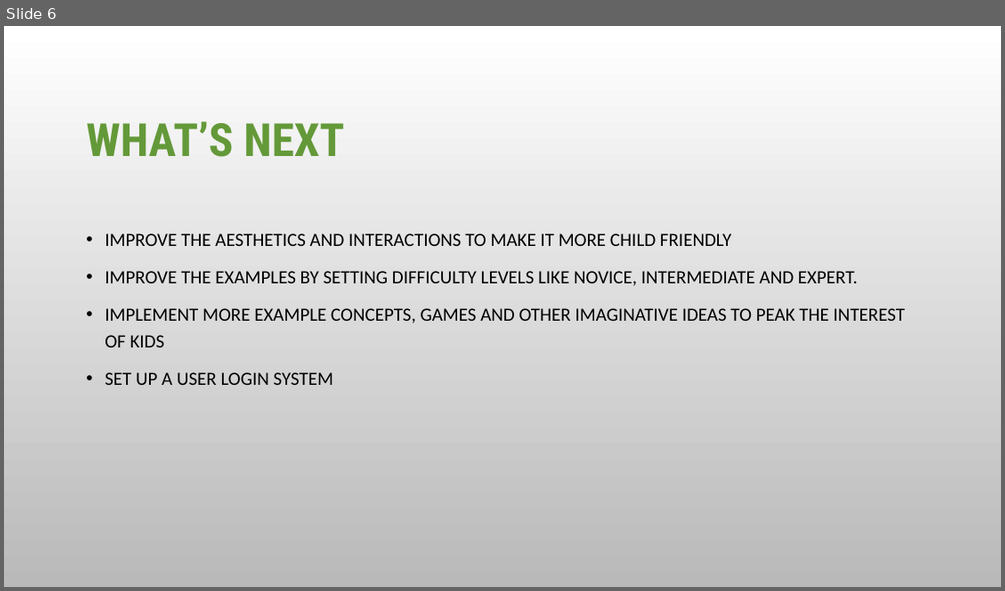
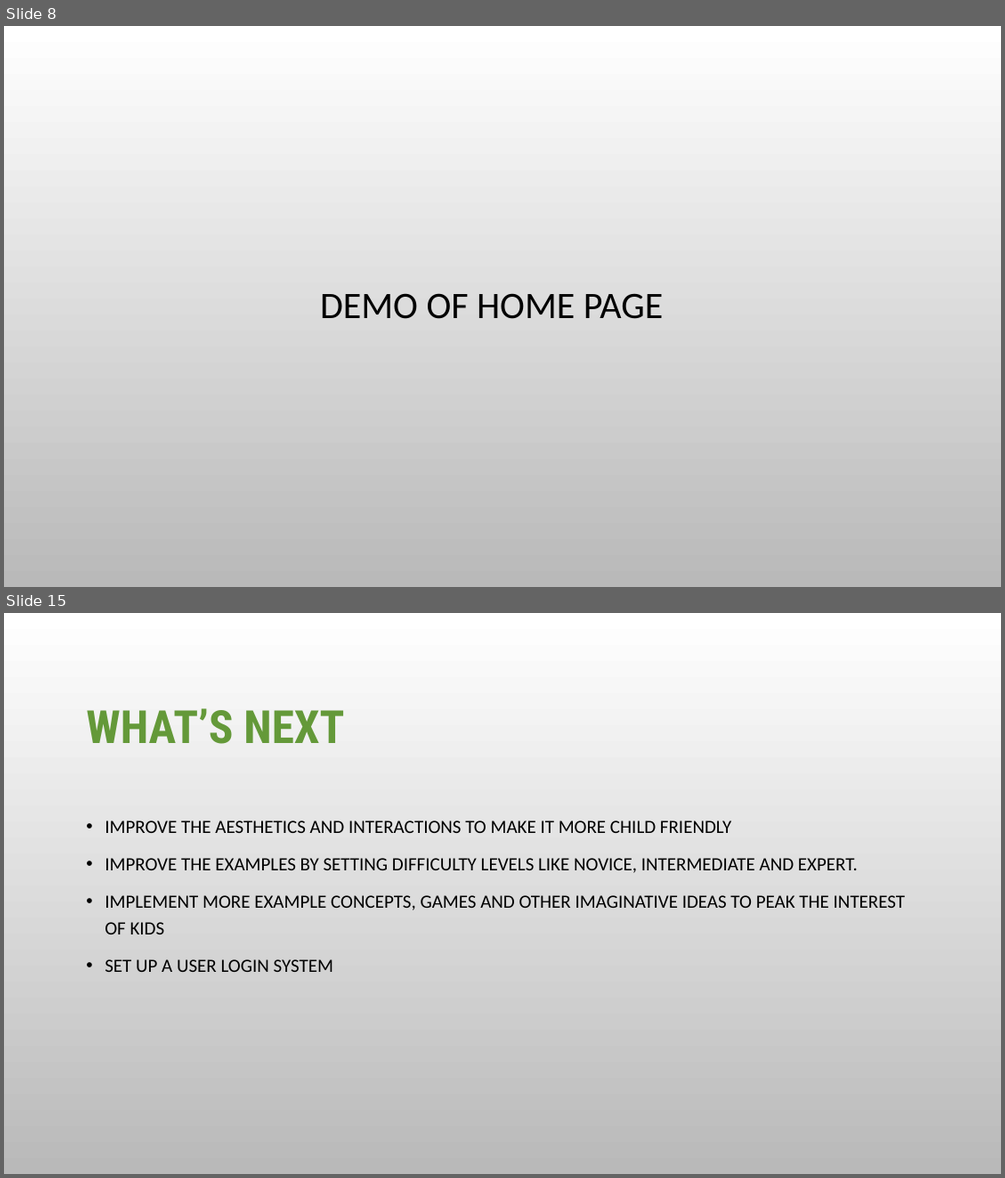
Before and after one commit to Aamir185/AI_Literacy_Tool_Capstone_T2_2020, a slide deck: Team_Contributions/Alwin/Pitch video/Pitch video slides.pptx. Shown one above the other, each under a label of ours: slide 6 before the commit, slides 8 and 15 after it; the slides between them are not shown. The pictures are 1005x591 and 1005x1178 pixels, drawn with LibreOffice and Linux fonts; fonts in the diff are those of the drawing; background and template pictures are left out. Boxes give left, top, right and bottom in pixels: in the first picture for what was removed or moved away, otherwise in the second. Text is boxed around its words. In the diff, an @@ line names an element or a change of style, - is before the commit and + after.

```diff
--- a/Team_Contributions/Alwin/Pitch video/Pitch video slides.pptx
+++ b/Team_Contributions/Alwin/Pitch video/Pitch video slides.pptx
@@ slide 8 added at [4,26,1001,587], background picture (left out) @@
@@ title added at [320,293,663,319], 36 pt, text #000000 @@
+DEMO OF HOME PAGE
@@ what was slide 6 is now slide 15 @@
```
Also in this commit, not shown: 5 slides changed, 13 other slides added.
